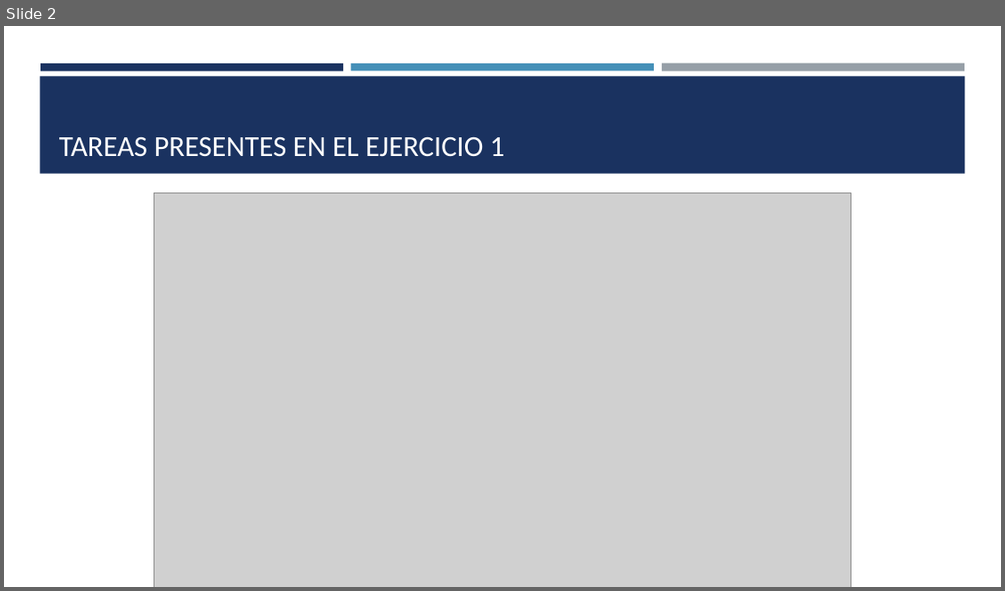
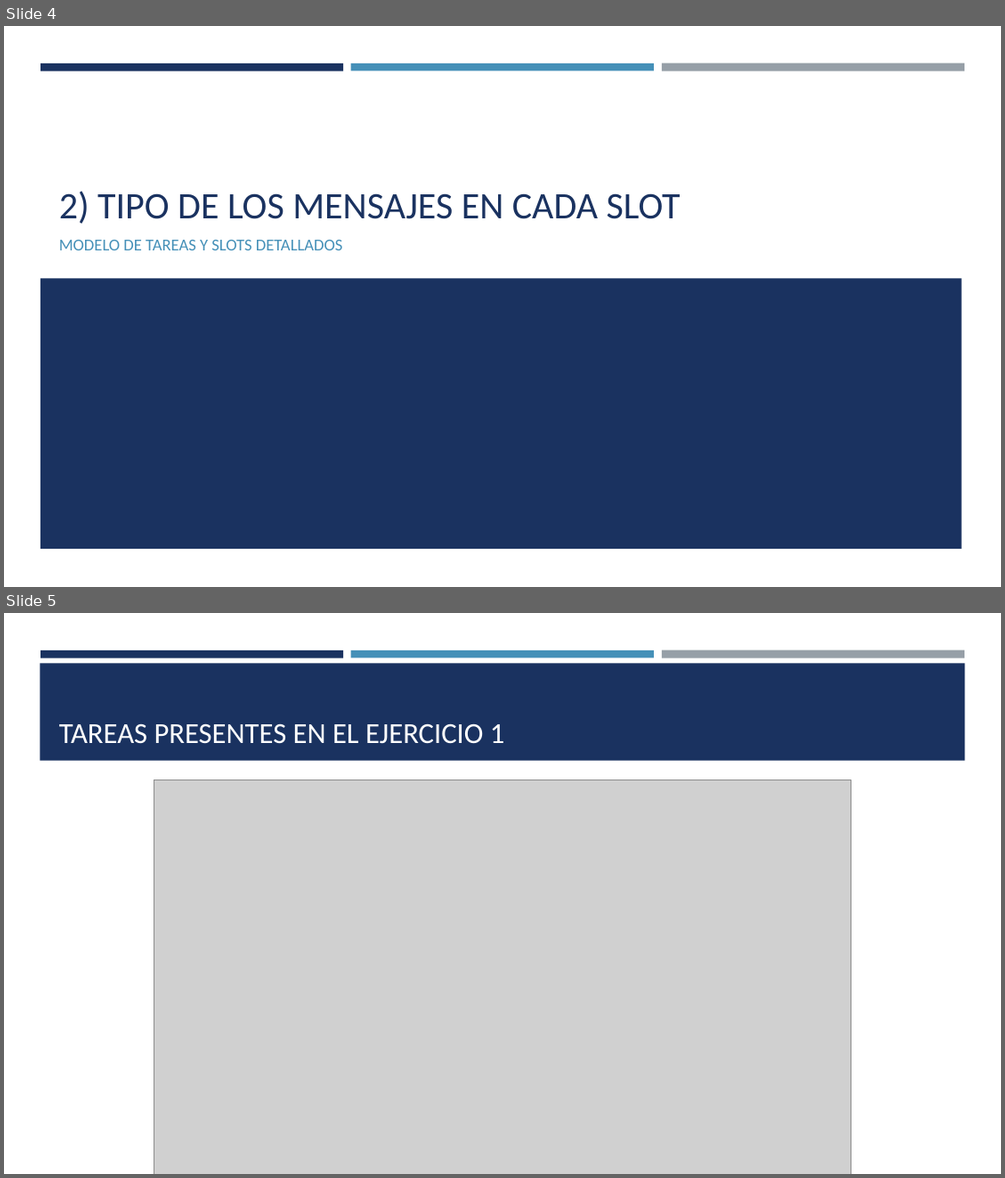
Before and after one commit to SaulRC1/Integracion-de-la-informacion-y-aplicaciones, a slide deck: Ejercicio 1 - IIA/Ejercicio 1 IIA.pptx. Shown one above the other, each under a label of ours: slide 2 before the commit, slides 4 and 5 after it. The pictures are 1005x591 and 1005x1178 pixels, drawn with LibreOffice and Linux fonts; fonts in the diff are those of the drawing; grey boxes stand for pictures. Boxes give left, top, right and bottom in pixels: in the first picture for what was removed or moved away, otherwise in the second. Text is boxed around its words. In the diff, an @@ line names an element or a change of style, - is before the commit and + after.

```diff
--- a/Ejercicio 1 - IIA/Ejercicio 1 IIA.pptx
+++ b/Ejercicio 1 - IIA/Ejercicio 1 IIA.pptx
@@ slide 4 added at (x1=4, y1=26, x2=1001, y2=587), background #FFFFFF; not listed: 3 template elements that a slide beside it also shows @@
@@ title added at (x1=59, y1=191, x2=680, y2=224), 36 pt, text #1A3260 @@
+2) TIPO DE LOS MENSAJES EN CADA SLOT
@@ subtitle added at (x1=59, y1=240, x2=343, y2=250), 16 pt, text #4590B8 @@
+MODELO DE TAREAS Y SLOTS DETALLADOS
@@ rectangle added at (x1=40, y1=278, x2=962, y2=548), fill #1A3260 @@
@@ what was slide 2 is now slide 5 @@
```
Also in this commit, not shown: 1 slide changed, 4 other slides added, 2 other files.
